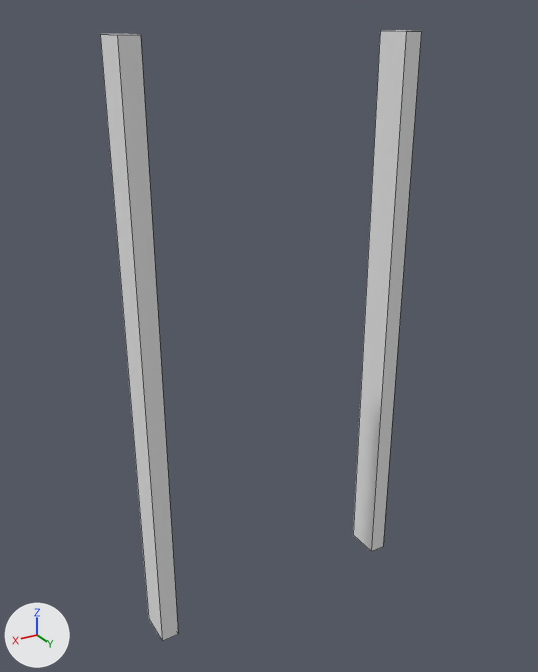
Two versions of the OBJ model resources/generated/locomotives/combustion/df21/models/block/df21/door/df21_equip_door_frame.obj, one commit apart.
Both versions are drawn from a 50 mm camera at (1.71, 1.93, 2.04) aimed at (0.52, -0.06, 1.05). Lighting does not change. The marker at lower left points along +X, +Y and +Z. Mesh edges are drawn as thin lines. Where no turn or scale is listed for an object, it has been applied to the vertices.

The first picture shows 'sbj'.
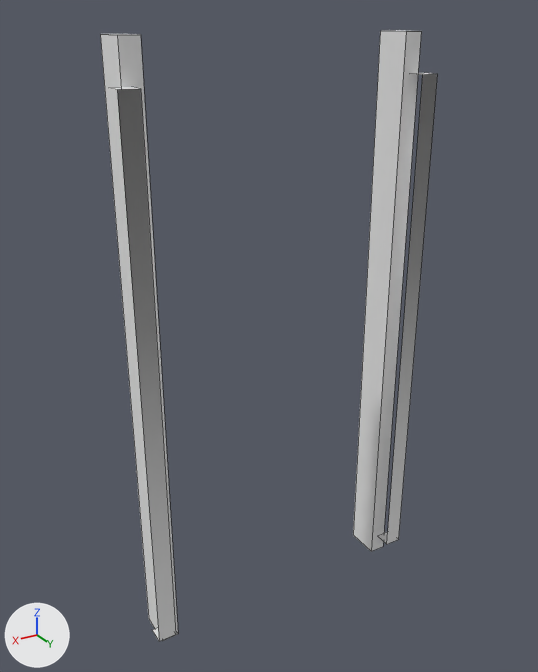
Changed parts and their boxes [x1, y1, x2, y2] in the pictures (538 x 672 px):
'sbj', reshaped
    before: [100, 30, 421, 641]
    after: [100, 30, 438, 642]
part 1 of me_sbj, added
    after: [112, 73, 438, 642]

The change, as a list of edits to the scene's bpy script:
```text
Change me_sbj:
    where me_sbj.from_pydata(...)  # 16 vertices, 12 faces; spans x 0.0..1.0, y -0.12..0.01, z 0.0..2.0
    used by ob_sbj; location = (0.0, 0.0, 0.0)
    verts and faces of me_sbj; kept vertices keep their numbers, new ones are numbered from 16
    me_sbj part 1
    add verts[16] = (0.97, 0.06, 1.88)  # pixel (140, 88)
    add verts[17] = (0.97, 0.06, 0.06)  # pixel (175, 634)
    add verts[18] = (-0.03, 0.0, 0.06)  # pixel (388, 531)
    add verts[19] = (-0.03, 0.06, 0.06)  # pixel (398, 539)
    add verts[20] = (-0.03, 0.06, 1.88)  # pixel (437, 74)
    add verts[21] = (-0.03, 0.0, 1.88)  # pixel (424, 72)
    add verts[22] = (0.97, 0.0, 1.88)
    add verts[23] = (0.97, 0.0, 0.06)
    add for new, old in zip([*range(24, 32)], [*range(16, 24)]): verts[new] = verts[old] + (0.06, 0.0, 0.0)
    add faces += [(16, 17, 25, 24), (18, 26, 27, 19), (19, 27, 28, 20), (20, 21, 29, 28), (16, 22, 30, 24), (17, 23, 31, 25)]
```
